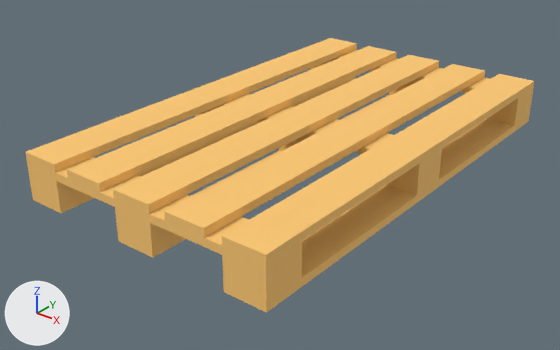
The glTF model public/models/pallet1.glb, before and after one commit.
Before and after are seen from a camera (50 mm lens) standing at (6.59, -8.93, 4.37) and looking at (-0.17, -0.48, -0.87). Arrows for +X, +Y and +Z are at lower left; the lights stay in place.
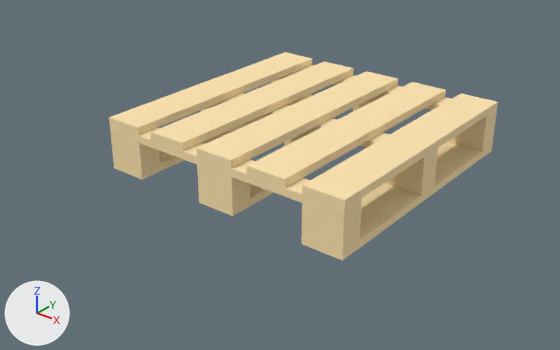
Edits to the bpy script that builds the scene:
```text
Change mat_wood:
    mat_wood.base_color: (1.0, 0.587, 0.169) -> (1.0, 0.777, 0.431)  # orange #ffc972 -> beige #ffe4af
Change ob_cube:
    ob_cube.location: (0.0, 0.0, 0.0) -> (0.0, 0.0, 0.05)
    ob_cube.scale: (0.316, 3.57, 0.0612) -> (0.316, 2.11, 0.0612)
Change ob_cube_001:
    ob_cube_001.location: (-0.9, 0.0, 0.0) -> (-0.9, 0.0, 0.05)
    ob_cube_001.scale: (0.316, 3.57, 0.0612) -> (0.316, 2.11, 0.0612)
Change ob_cube_002:
    ob_cube_002.location: (-1.8, 0.0, 0.0) -> (-1.8, 0.0, 0.05)
    ob_cube_002.scale: (0.316, 3.57, 0.0612) -> (0.316, 2.11, 0.0612)
Change ob_cube_003:
    ob_cube_003.location: (0.9, 0.0, 0.0) -> (0.9, 0.0, 0.05)
    ob_cube_003.scale: (0.316, 3.57, 0.0612) -> (0.316, 2.11, 0.0612)
Change ob_cube_004:
    ob_cube_004.location: (1.8, 0.0, 0.0) -> (1.8, 0.0, 0.05)
    ob_cube_004.scale: (0.316, 3.57, 0.0612) -> (0.316, 2.11, 0.0612)
Change ob_cube_005:
    ob_cube_005.location: (0.0, 0.0, -0.12) -> (0.0, 0.0, -0.07)
    ob_cube_005.scale: (0.316, 2.12, 0.0612) -> (0.187, 2.12, 0.0612)
Change ob_cube_006:
    ob_cube_006.location: (0.0, 3.25, -0.12) -> (0.0, 1.92, -0.07)
    ob_cube_006.scale: (0.316, 2.12, 0.0612) -> (0.187, 2.12, 0.0612)
Change ob_cube_007:
    ob_cube_007.location: (0.0, -3.25, -0.12) -> (0.0, -1.92, -0.07)
    ob_cube_007.scale: (0.316, 2.12, 0.0612) -> (0.187, 2.12, 0.0612)
Change ob_cube_008:
    ob_cube_008.scale: (0.316, 0.316, 0.184) -> (0.316, 0.187, 0.231)
Change ob_cube_009:
    ob_cube_009.location: (1.8, -3.25, -0.37) -> (1.8, -1.92, -0.37)
    ob_cube_009.scale: (0.316, 0.316, 0.184) -> (0.316, 0.187, 0.231)
Change ob_cube_010:
    ob_cube_010.location: (1.8, 3.25, -0.37) -> (1.8, 1.92, -0.37)
    ob_cube_010.scale: (0.316, 0.316, 0.184) -> (0.316, 0.187, 0.231)
Change ob_cube_012:
    ob_cube_012.location: (0.0, -3.25, -0.37) -> (0.0, -1.92, -0.37)
    ob_cube_012.scale: (0.316, 0.316, 0.184) -> (0.316, 0.187, 0.231)
Change ob_cube_011:
    ob_cube_011.location: (0.0, 3.25, -0.37) -> (0.0, 1.92, -0.37)
    ob_cube_011.scale: (0.316, 0.316, 0.184) -> (0.316, 0.187, 0.231)
Change ob_cube_015:
    ob_cube_015.location: (-1.8, -3.25, -0.37) -> (-1.8, -1.92, -0.37)
    ob_cube_015.scale: (0.316, 0.316, 0.184) -> (0.316, 0.187, 0.231)
Change ob_cube_017:
    ob_cube_017.location: (1.8, 0.0, -0.61) -> (1.8, 0.0, -0.66)
    ob_cube_017.scale: (0.316, 3.57, 0.0612) -> (0.316, 2.11, 0.0612)
Change ob_cube_018:
    ob_cube_018.location: (0.0, 0.0, -0.61) -> (0.0, 0.0, -0.66)
    ob_cube_018.scale: (0.316, 3.57, 0.0612) -> (0.316, 2.11, 0.0612)
Change ob_cube_019:
    ob_cube_019.location: (-1.8, 0.0, -0.61) -> (-1.8, 0.0, -0.66)
    ob_cube_019.scale: (0.316, 3.57, 0.0612) -> (0.316, 2.11, 0.0612)
```

Where the change shows, as pixel boxes (x1, y1, x2, y2) in the pictures (560 x 350 px):
'Cube.004', recoloured, moved, rescaled (37% narrower, 39% shorter): before (222, 74, 534, 265); after (302, 93, 498, 209)
'Cube.003', recoloured, moved, rescaled (38% narrower, 39% shorter): before (164, 64, 485, 238); after (247, 82, 446, 188)
'Cube', recoloured, moved, rescaled (38% narrower, 38% shorter): before (113, 55, 439, 213); after (196, 71, 398, 169)
'Cube.001', recoloured, moved, rescaled (38% narrower, 38% shorter): before (67, 46, 397, 192); after (151, 61, 354, 151)
'Cube.002', recoloured, moved, rescaled (39% narrower, 38% shorter): before (25, 38, 357, 172); after (109, 52, 312, 135)
'Cube.017', recoloured, moved, rescaled (37% narrower, 39% shorter): before (223, 116, 529, 313); after (301, 142, 493, 261)
'Cube.007', recoloured, moved, rescaled (8% narrower, 20% shorter): before (27, 157, 302, 274); after (110, 125, 362, 218)
'Cube.009', recoloured, moved, rescaled: before (222, 251, 302, 303); after (302, 203, 361, 252)
'Cube.012', recoloured, moved, rescaled: before (115, 207, 177, 249); after (197, 165, 251, 208)
'Cube.015', recoloured, moved, rescaled: before (28, 169, 85, 205); after (111, 133, 160, 172)
'Cube.019', recoloured, moved, rescaled (39% narrower, 38% shorter): before (32, 77, 355, 213); after (113, 96, 310, 180)
'Cube.010', recoloured, moved, rescaled: before (487, 95, 532, 126); after (448, 117, 496, 151)
'Cube.018', recoloured, moved, rescaled: before (118, 95, 391, 258); after (199, 184, 274, 216)
'Cube.008', recoloured, rescaled: before (386, 157, 441, 195); after (385, 157, 437, 195)
'Cube.005', recoloured, moved, rescaled (6% shorter): before (213, 94, 442, 171); after (219, 93, 438, 165)
'Cube.006', recoloured, moved, rescaled (7% taller): before (330, 50, 533, 105); after (291, 65, 497, 124)
'Cube.013', recoloured: (279, 130, 312, 151) in both
'Cube.011', recoloured, moved, rescaled: before (389, 81, 416, 95); after (353, 96, 381, 111)
'Cube.014', recoloured: (195, 103, 244, 133) in both
'Cube.016', recoloured: (273, 61, 330, 101) in both
